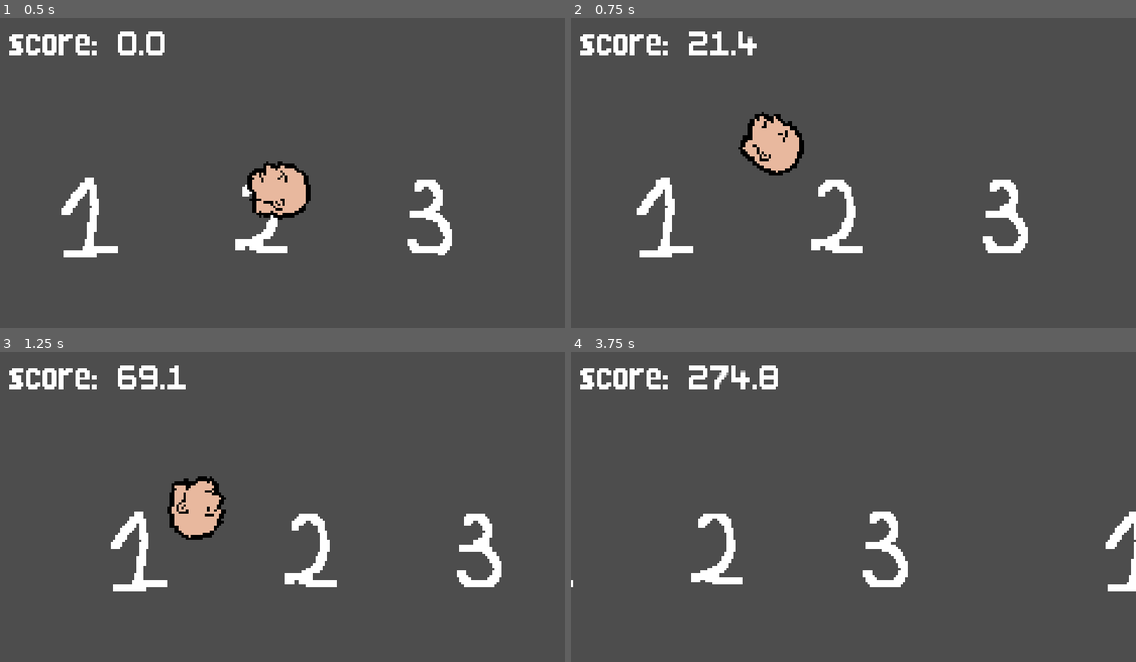
Above: before the commit, frames 1-4 (two rows, left to right).
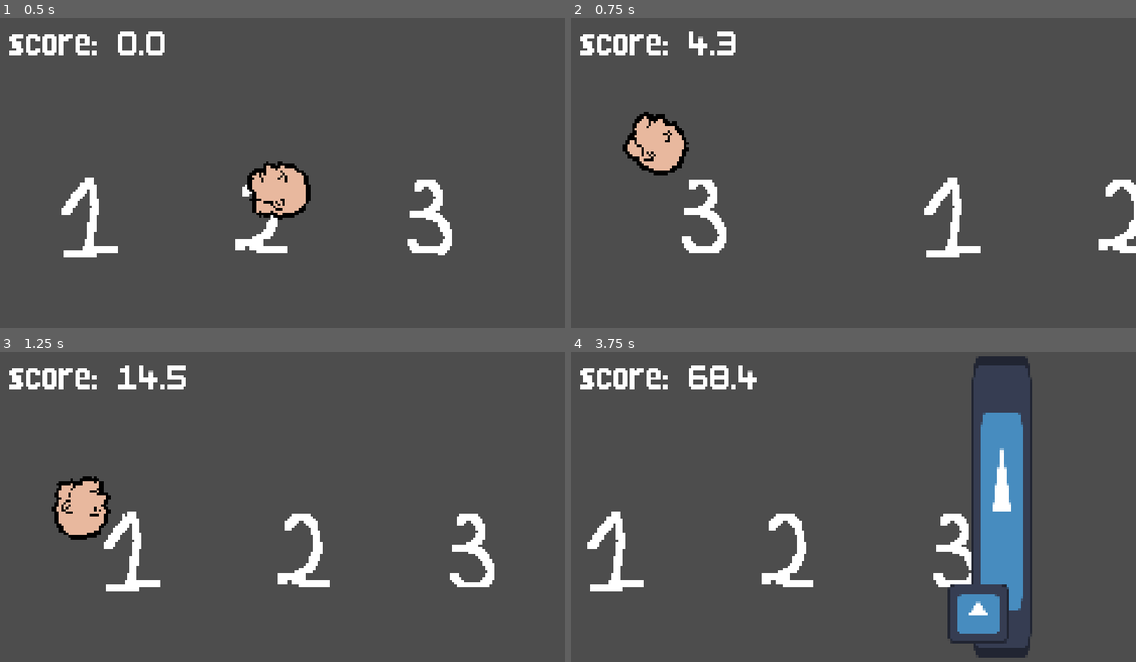
Above: after the commit, the same moments.

Repository: ppaluchowski64/Mister-M
Game: Godot game, scene res://scenes/root/game.tscn
The game is run twice, just before and just after one commit, with the same random seed, the same clock (stepped at 60 frames per second) and the same inputs. The engine's default icon, where the game draws it, is replaced by a stand-in: a white triangle on a blue panel in a dark square.
Inputs:
- Up to frame 1 (0.5 s): no input
- Up to frame 2 (0.75 s): tap Enter (hit) at 0.5, 0.6 s; hold W (up) from 0.53 s (still down)
- Up to frame 3 (1.25 s): keep holding W (up)
- Up to frame 4 (3.75 s): release W (up) at 1.28 s; tap Enter (hit) every 0.75 s from 1.35 to 3.6 s; hold W (up) 2.03-3.53 s

Frame 1 is identical in both runs. In frame 2, 8.2% of the frame differs, in the area x 9-100%, y 4-78%; in frame 3, 6.0%; in frame 4, 11%, in the area x 0-100%, y 1-99%.

Commit message:
Add wall prototype, score, tweak head values

Diff:
--- /dev/null
+++ b/scenes/barrier.tscn
@@ -0,0 +1,11 @@
+[gd_scene load_steps=3 format=3 uid="uid://c52ei806j63g3"]
+
+[ext_resource type="Script" uid="uid://4fus2nfgqu5r" path="res://scripts/barrier.gd" id="1_8ilpk"]
+[ext_resource type="Texture2D" uid="uid://dc3h53rjghf6x" path="res://icon.svg" id="2_dlnxh"]
+
+[node name="Barrier" type="Node2D"]
+script = ExtResource("1_8ilpk")
+
+[node name="Sprite2D" type="Sprite2D" parent="."]
+scale = Vector2(0.2, 1)
+texture = ExtResource("2_dlnxh")
--- a/scenes/root/game.tscn
+++ b/scenes/root/game.tscn
@@ -34,10 +34,17 @@
 [node name="Sprite2D" type="Sprite2D" parent="Parallax2D"]
 texture = ExtResource("1_ncd4d")
 
-[node name="Head" parent="." instance=ExtResource("1_rf1xt")]
+[node name="Bariers" type="Node2D" parent="."]
+
+[node name="BarierSpawnTimer" type="Timer" parent="."]
+
+[node name="Head" parent="." node_paths=PackedStringArray("barrier_spawn_timer") instance=ExtResource("1_rf1xt")]
 position = Vector2(0, -20)
+barrier_spawn_timer = NodePath("../BarierSpawnTimer")
 
 [node name="Camera" type="Camera2D" parent="." node_paths=PackedStringArray("head")]
 position = Vector2(0, -20)
 script = ExtResource("2_7dpn4")
 head = NodePath("../Head")
+
+[connection signal="timeout" from="BarierSpawnTimer" to="." method="_on_barier_spawn_timer_timeout"]
--- /dev/null
+++ b/scenes/weak_point.tscn
@@ -0,0 +1,11 @@
+[gd_scene load_steps=3 format=3 uid="uid://buiabvqr85id8"]
+
+[ext_resource type="Texture2D" uid="uid://dc3h53rjghf6x" path="res://icon.svg" id="1_3efbl"]
+[ext_resource type="Script" uid="uid://xmdeje1wdqc4" path="res://scripts/weak_point.gd" id="1_xaocv"]
+
+[node name="WeakPoint" type="Area2D"]
+script = ExtResource("1_xaocv")
+
+[node name="Sprite2D" type="Sprite2D" parent="."]
+scale = Vector2(0.2, 0.2)
+texture = ExtResource("1_3efbl")
--- /dev/null
+++ b/scripts/barrier.gd
@@ -0,0 +1,10 @@
+extends Node2D
+class_name Barrier
+
+static func instantiate() -> Barrier:
+	return preload("res://scenes/barrier.tscn").instantiate() as Barrier
+
+func _ready() -> void:
+	var weak_point: WeakPoint = WeakPoint.instantiate()
+	weak_point.position = Vector2(-10, randf_range(-50, 50))
+	add_child(weak_point)
--- a/scripts/game.gd
+++ b/scripts/game.gd
@@ -8,3 +8,8 @@
 func _physics_process(_delta: float) -> void:
 	score = head.global_position.x
 	score_label.text = "score: " + str(round(score) / 10)
+
+func _on_barier_spawn_timer_timeout() -> void:
+	var barrier: Barrier = Barrier.instantiate()
+	barrier.global_position = Vector2(head.global_position.x + 200, -20)
+	add_child(barrier)
--- a/scripts/head.gd
+++ b/scripts/head.gd
@@ -1,10 +1,14 @@
 extends RigidBody2D
 class_name Head
+
+@export var barrier_spawn_timer: Timer
 
 enum State {BOUNCE, FLY}
 var state: State = State.BOUNCE
 
-func _physics_process(_delta: float) -> void:
+var force_x: float = 30
+
+func _physics_process(delta: float) -> void:
 	match state:
 		State.BOUNCE:
 			if global_position.y > 0:
@@ -13,10 +17,13 @@
 
 			if Input.is_action_just_pressed("hit"):
 				state = State.FLY
-				apply_impulse(Vector2i(1000, -100))
+				apply_impulse(Vector2i(200, -100))
+				barrier_spawn_timer.start()
 
 		State.FLY:
-			apply_force(Vector2i(0, -700))
+			apply_force(Vector2(force_x, -700))
+			force_x = max(force_x - delta, 0)
+
 			angular_velocity = 2
 
 			if Input.is_action_just_pressed("up"):
--- /dev/null
+++ b/scripts/weak_point.gd
@@ -0,0 +1,5 @@
+extends Area2D
+class_name WeakPoint
+
+static func instantiate() -> WeakPoint:
+	return preload("res://scenes/weak_point.tscn").instantiate() as WeakPoint
Not shown, added: scripts/barrier.gd.uid
Not shown, added: scripts/weak_point.gd.uid
